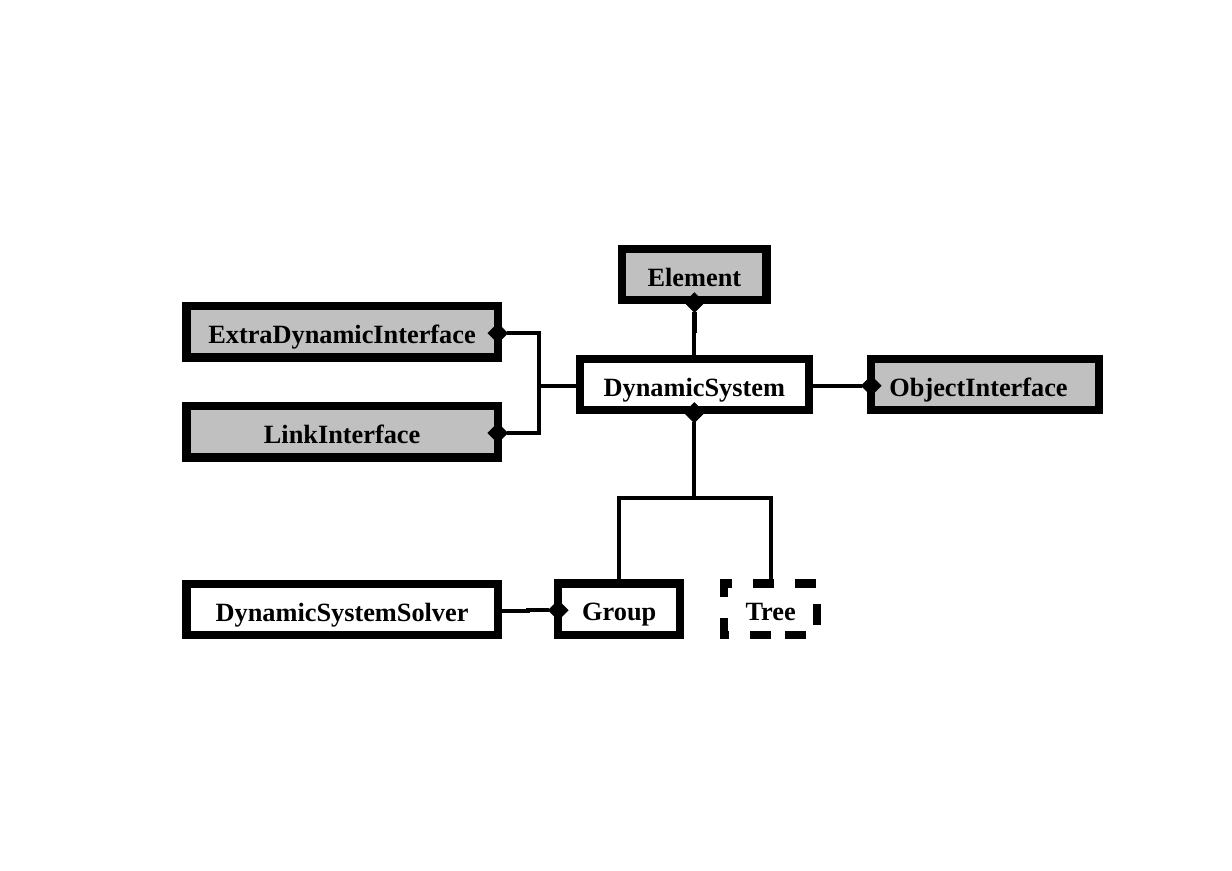
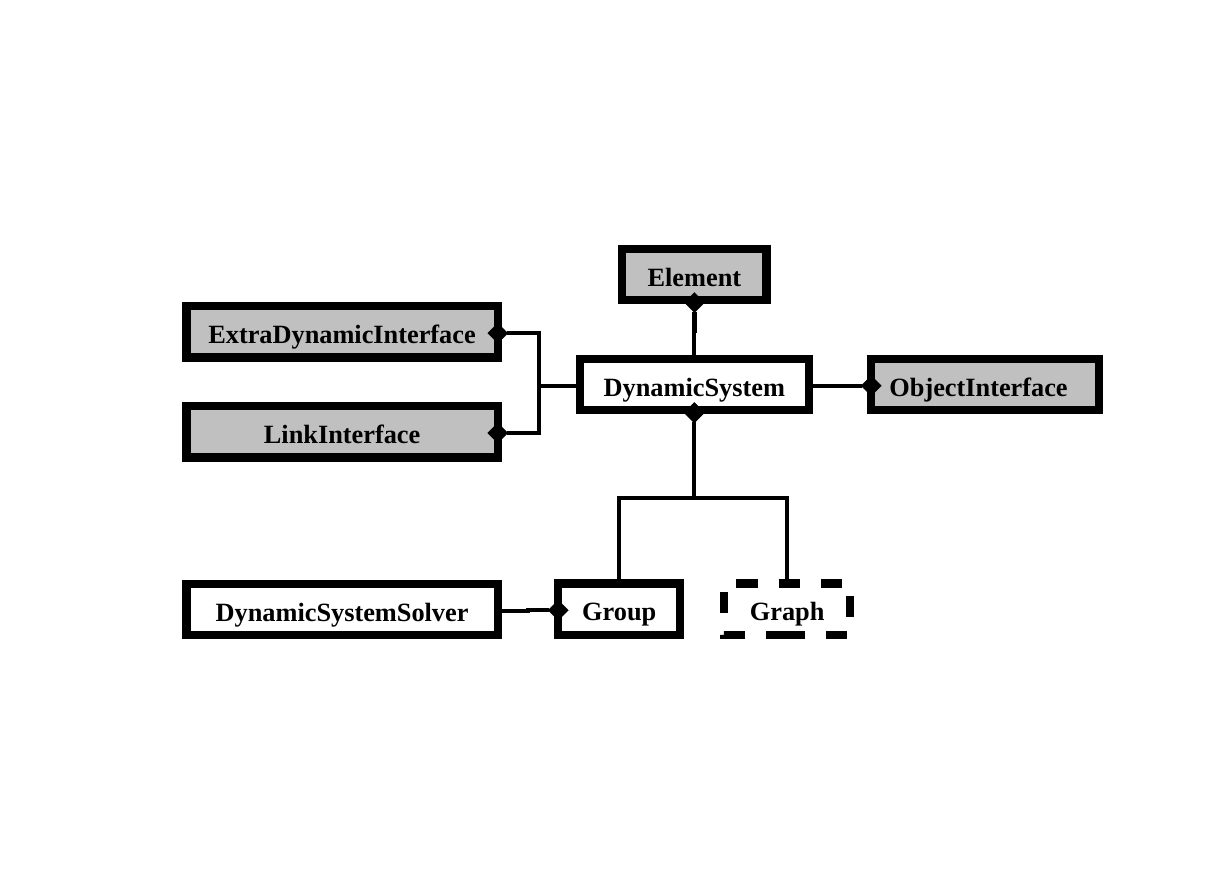
Before and after one commit to mbsim-env/mbsim, a slide deck: slide 1 of trunk/tutorial/CDR/mbsim_dynamicsystem.odp. Drawn at 1232x871 pixels with LibreOffice and Linux fonts; fonts in the diff are those of the drawing. Boxes give left, top, right and bottom in pixels: in the first picture for what was removed or moved away, otherwise in the second. Text is boxed around its words. In the diff, an @@ line names an element or a change of style, - is before the commit and + after.

```diff
--- a/trunk/tutorial/CDR/mbsim_dynamicsystem.odp
+++ b/trunk/tutorial/CDR/mbsim_dynamicsystem.odp
@@ elbow arrow moved from (695, 413) - (770, 584) to (695, 413) - (787, 584) @@
@@ rectangle "Graph": place and size @@
-rectangle "Graph" at [724, 584, 817, 635]
+rectangle "Graph" at [724, 584, 850, 635]
@@ text in rectangle at [750, 601, 825, 626]: text changed @@
-Tree
+Graph
```
Also in this commit, not shown: 4 other files.
